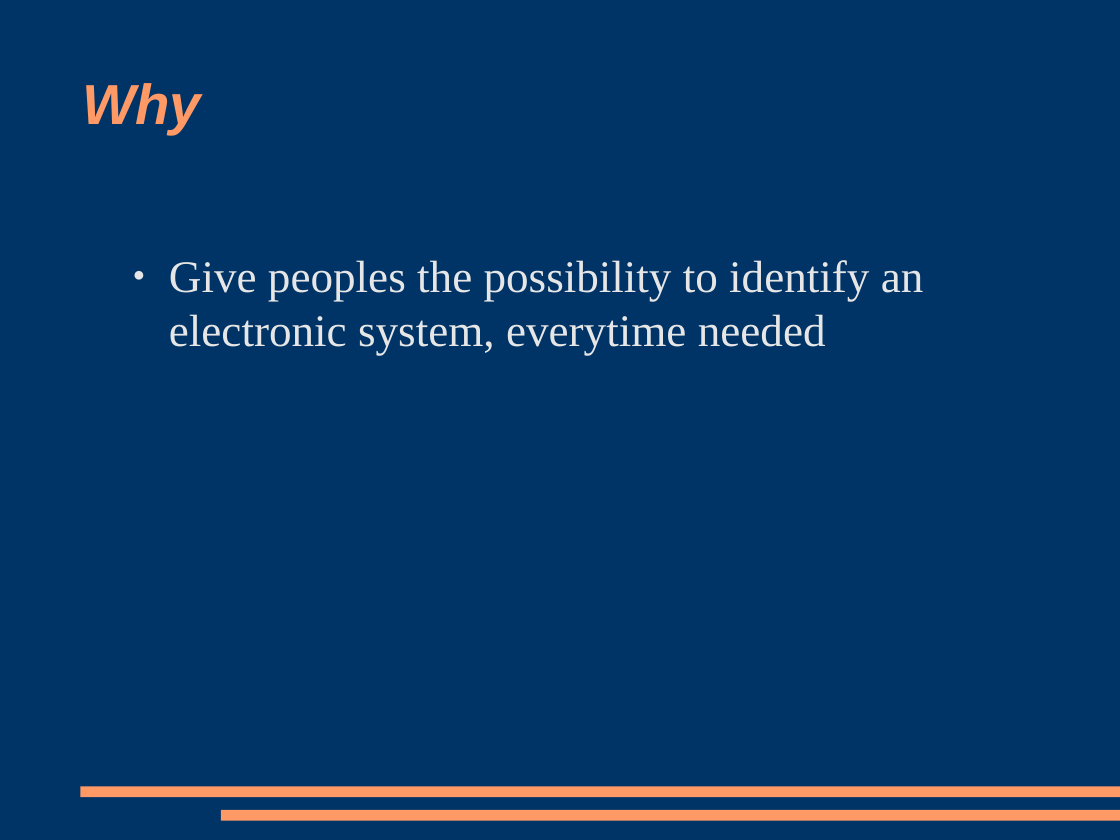
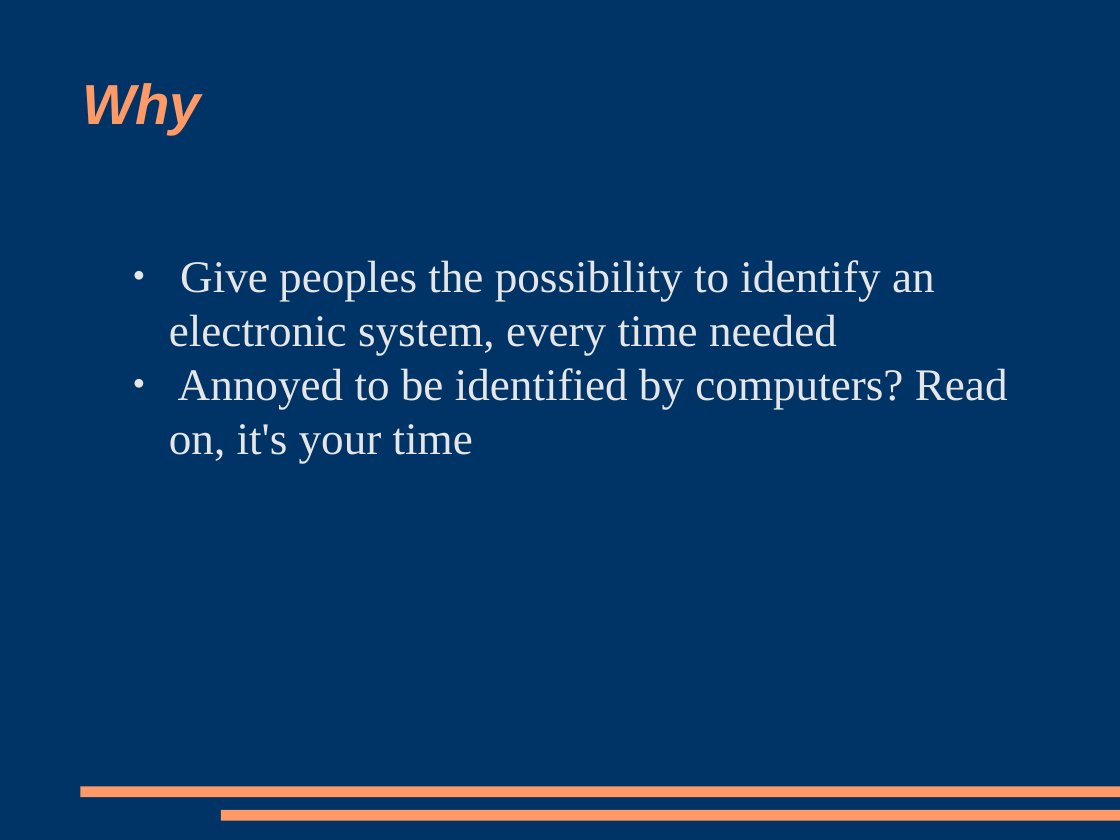
Before and after one commit to salvatorelionetti/votanto, a slide deck: slide 2 of doc/vym/odp/Recognizable electronic system.odp (slide 3 before the commit). Drawn at 1120x840 pixels with LibreOffice and Linux fonts; fonts in the diff are those of the drawing. Boxes give left, top, right and bottom in pixels: in the first picture for what was removed or moved away, otherwise in the second. Text is boxed around its words. In the diff, an @@ line names an element or a change of style, - is before the commit and + after.

```diff
--- a/doc/vym/odp/Recognizable electronic system.odp
+++ b/doc/vym/odp/Recognizable electronic system.odp
@@ text at (169, 260, 1008, 464): text changed @@
-● Give peoples the possibility to identify an electronic system, everytime needed
+● Give peoples the possibility to identify an electronic system, every time needed
+● Annoyed to be identified by computers? Read on, it's your time
```
Also in this commit, not shown: 1 other slide changed, 1 slide removed, 1 other file.
